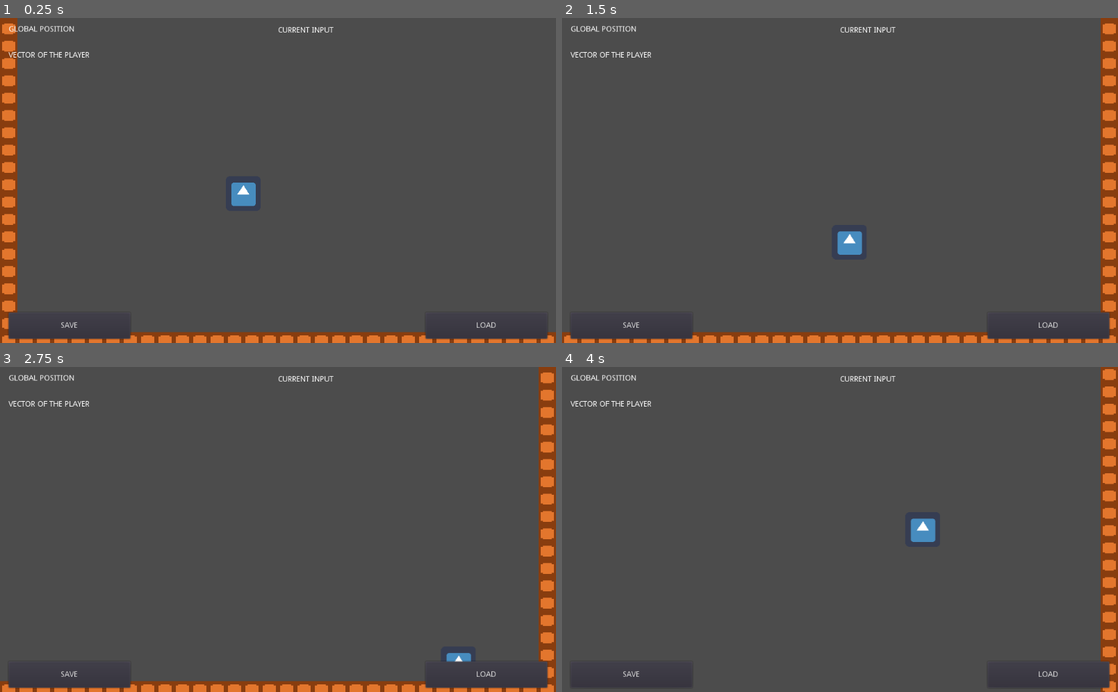
Above: before the commit, frames 1-4 (two rows, left to right).
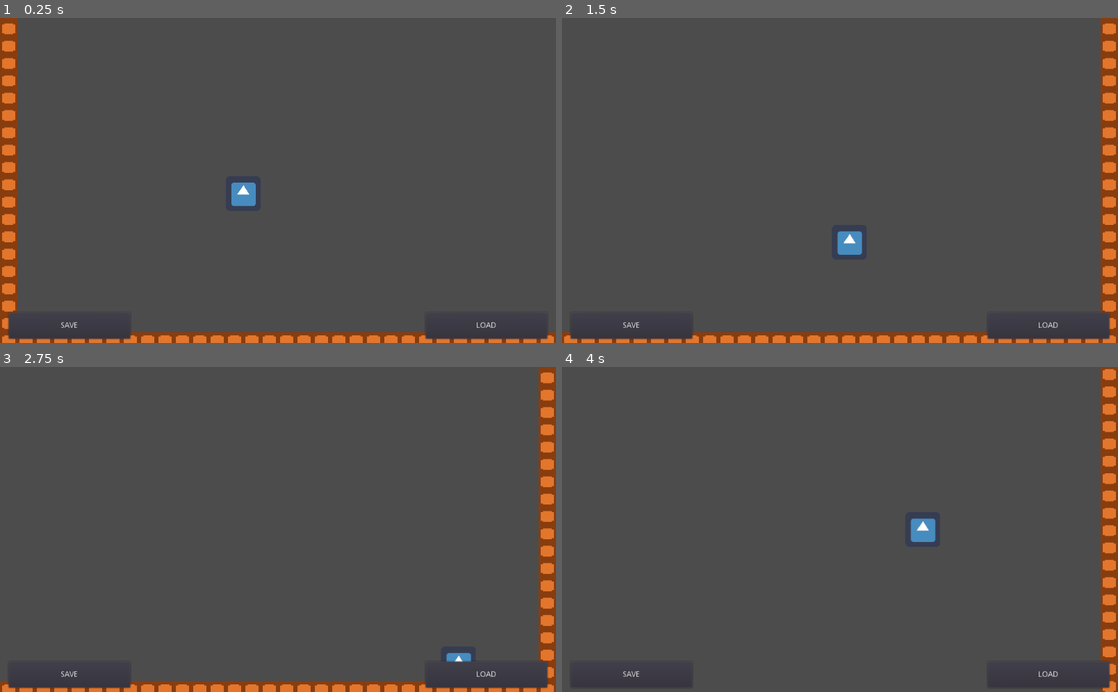
Above: after the commit, the same moments.

Repository: Autolyco/Collect-things-just-for-testing-things-
Game: Godot game, scene res://Assets/scenes_/World.tscn
Same seed, same stepped clock (60 frames per second), same inputs: the game is played once before the commit and once after it. The engine's default icon, where the game draws it, is replaced by a stand-in: a white triangle on a blue panel in a dark square.
Inputs:
- Up to frame 1 (0.25 s): no input
- Up to frame 2 (1.5 s): tap Enter at 0.5 s; hold Right (ui_right) 0.53-1.28 s; hold Down (ui_down) from 1.28 s (still down)
- Up to frame 3 (2.75 s): release Down (ui_down) at 2.03 s; hold Right (ui_right) from 2.03 s (still down)
- Up to frame 4 (4 s): release Right (ui_right) at 2.78 s; hold Up (ui_up) 2.78-3.53 s; hold Left (ui_left) from 3.53 s (still down)

The runs differ from the first frame. In frame 1, 0.3% of the frame differs, in the area x 1-60%, y 2-13%; in frame 2, 0.3%; in frame 3, 0.3%; in frame 4, 0.3%.

Commit message:
working on save prototype

Diff:
--- a/Assets/prefabs_/interface/interface.tscn
+++ b/Assets/prefabs_/interface/interface.tscn
@@ -15,7 +15,6 @@
 margin_right = 16.0
 margin_bottom = 14.0
 __meta__ = {
-"_edit_group_": true,
 "_edit_use_anchors_": false
 }
 
@@ -37,10 +36,10 @@
 }
 
 [node name="lbl_current_input" type="Label" parent="debug_state_input"]
-margin_left = 496.0
+margin_left = 896.0
 margin_top = 2.0
-margin_right = 645.0
-margin_bottom = 16.0
+margin_right = 1045.0
+margin_bottom = 33.0
 text = "CURRENT INPUT
 "
 __meta__ = {
--- a/Assets/prefabs_/player/player_script.gd
+++ b/Assets/prefabs_/player/player_script.gd
@@ -6,8 +6,18 @@
 const speed = 450
 
 
+export var debug_mod:bool
+
+
 func _ready():
 	print("Player has spawned")
+
+	print("Debug mod : " + str(debug_mod))
+
+	if debug_mod:
+		$CanvasLayer/Interface/debug_state_input.visible = true
+	else :
+		$CanvasLayer/Interface/debug_state_input.visible = false
 
 
 func _physics_process(delta):
